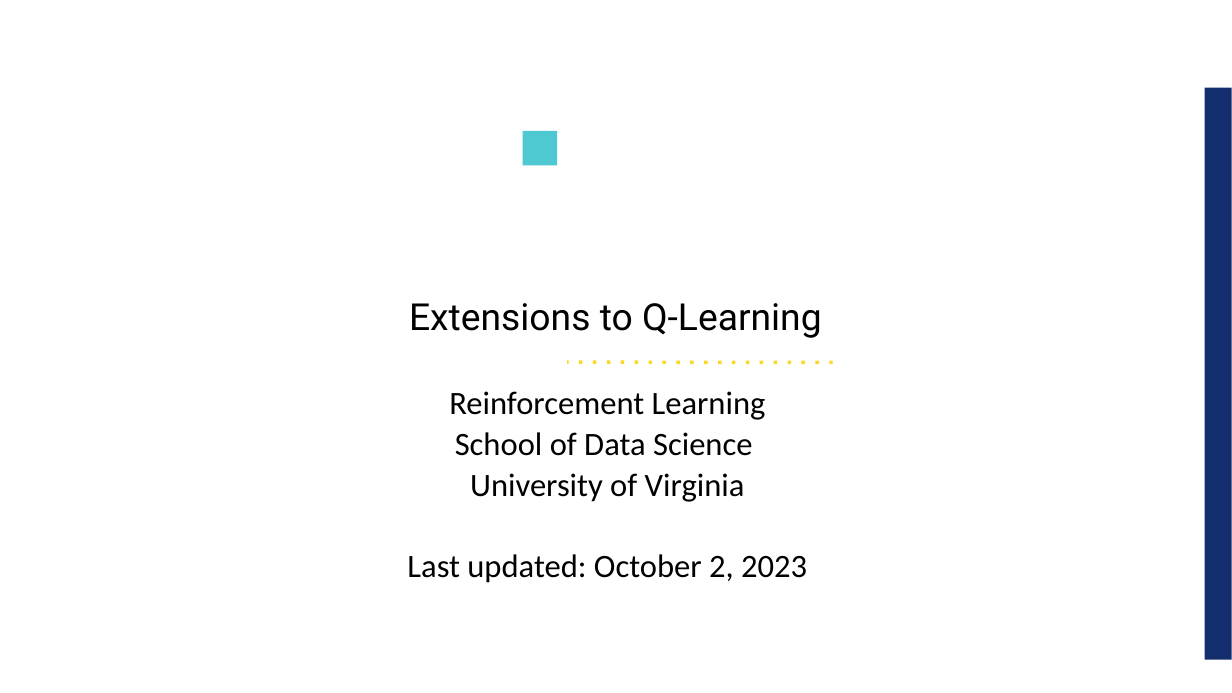
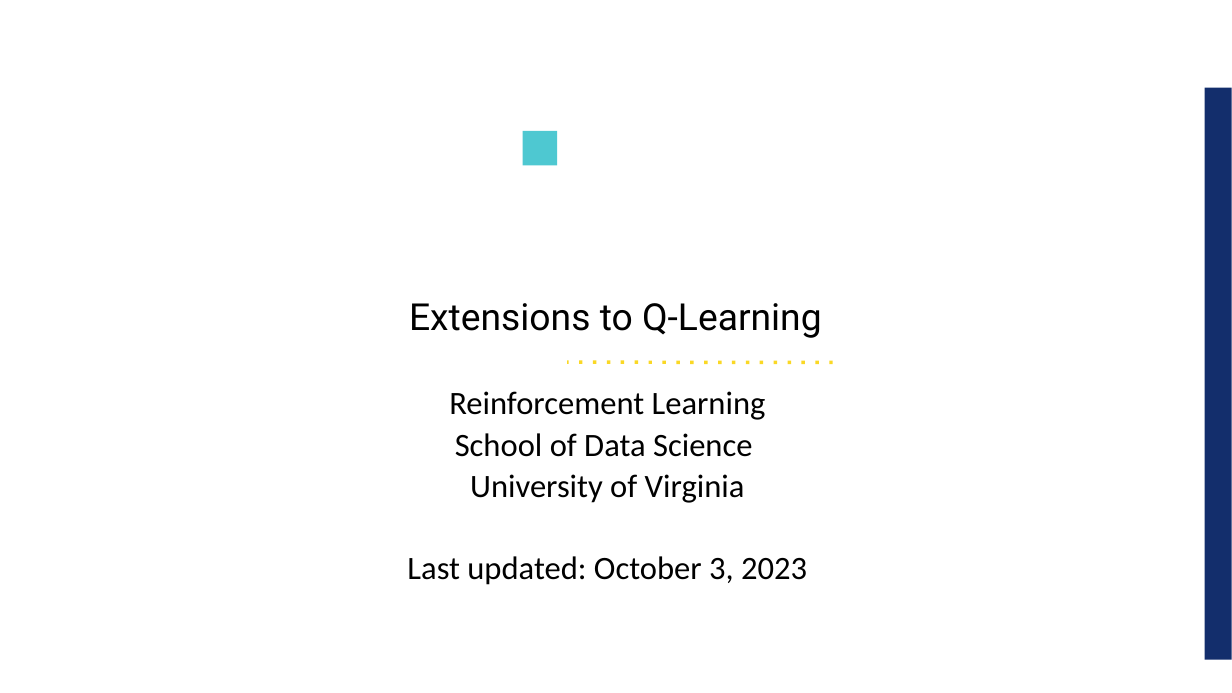
Before and after one commit to UVADS/reinforcement_learning, a slide deck: slide 1 of 06_deep_q_networks_extensions/dqn_extensions.ppt. Drawn at 1232x693 pixels with LibreOffice and Linux fonts; fonts in the diff are those of the drawing; background and template pictures are left out. Boxes give left, top, right and bottom in pixels: in the first picture for what was removed or moved away, otherwise in the second. Text is boxed around its words. In the diff, an @@ line names an element or a change of style, - is before the commit and + after.

```diff
--- a/06_deep_q_networks_extensions/dqn_extensions.ppt
+++ b/06_deep_q_networks_extensions/dqn_extensions.ppt
@@ text at [407,556,807,585]: text changed @@
-Last updated: October 2, 2023
+Last updated: October 3, 2023
```
Also in this commit, not shown: 1 other slide changed, 5 slides added, 3 slides removed, 1 other file.
